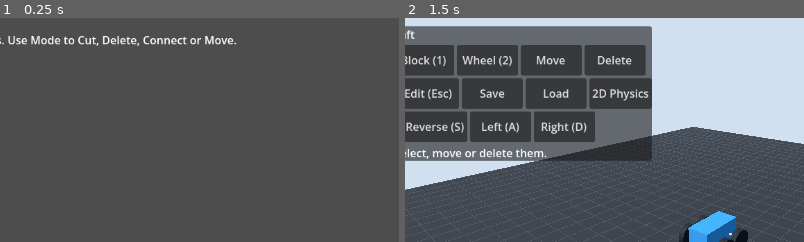
Above: before the commit, frames 1-2 (left to right).
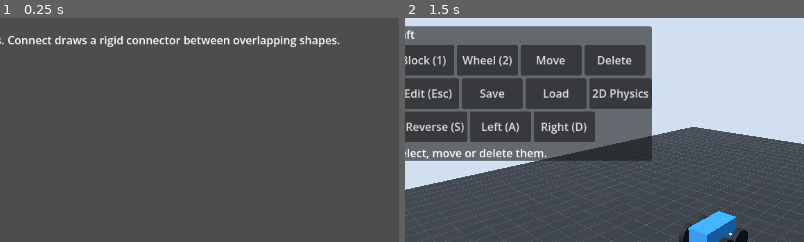
Above: after the commit, the same moments.

Repository: bundai223/game-poc
Game: Godot game, scene res://experiments/draw_physics/main.tscn
Two runs of this game, one before a commit and one after it. Both use one fixed random seed, a clock stepped at 60 frames per second and the inputs below.
Inputs:
- Up to frame 1 (0.25 s): no input
- Up to frame 2 (1.5 s): click "Reset" at 0.5 s; click "3D Craft" at 1.25 s
The pictures show only the part of the screen within x 11-60%, y 0-50%; the shares and areas given below are measured in that part.

The runs differ from the first frame. In frame 1, 1.8% of the frame differs, in the area x 2-86%, y 8-13%; in frame 2, nothing differs.

Commit message:
[2D Draw] 描いた図形で剛体を固定接続する

Diff:
--- a/experiments/draw_physics/main.gd
+++ b/experiments/draw_physics/main.gd
@@ -25,7 +25,6 @@
 var _move_was_frozen := false
 var _move_active := false
 var _connect_mode := false
-var _selected_body: RigidBody2D
 var _connections: Array[PinJoint2D] = []
 var _connection_overlay: Node2D
 var _delete_points: Array[Vector2] = []
@@ -51,7 +50,7 @@
 
 	var instructions := Label.new()
 	instructions.position = Vector2(24.0, 20.0)
-	instructions.text = "Draw shapes. Use Mode to Cut, Delete, Connect or Move."
+	instructions.text = "Draw shapes. Connect draws a rigid connector between overlapping shapes."
 	add_child(instructions)
 	var controls := CanvasLayer.new()
 	add_child(controls)
@@ -86,7 +85,6 @@
 	mode_button.pressed.connect(func() -> void:
 		_cancel_draw()
 		_delete_points.clear()
-		_selected_body = null
 		queue_redraw()
 		if _cut_mode:
 			_cut_mode = false
@@ -116,23 +114,14 @@
 		var query := PhysicsPointQueryParameters2D.new()
 		query.position = get_canvas_transform().affine_inverse() * point
 		var hits := get_world_2d().direct_space_state.intersect_point(query)
-		var found := false
 		for hit in hits:
 			var body: Object = hit.collider
 			if body in _created_bodies:
-				found = true
-				if _connect_mode:
-					_select_connection_body(body)
-				else:
-					_remove_connections(body)
-					_created_bodies.erase(body)
-					body.queue_free()
+				_remove_connections(body)
+				_created_bodies.erase(body)
+				body.queue_free()
 				break
-		if _connect_mode and not found:
-			_selected_body = null
 	_delete_points.clear()
-	if _connect_mode:
-		queue_redraw()
 
 
 func _process(_delta: float) -> void:
@@ -149,12 +138,8 @@
 		reset()
 	elif _move_mode:
 		_move_input(event)
-	elif _delete_mode or _connect_mode:
-		if event is InputEventScreenTouch and event.canceled:
-			_selected_body = null
-			_delete_points.clear()
-			queue_redraw()
-		elif event is InputEventMouseButton and event.button_index == MOUSE_BUTTON_LEFT and event.pressed:
+	elif _delete_mode:
+		if event is InputEventMouseButton and event.button_index == MOUSE_BUTTON_LEFT and event.pressed:
 			_delete_points.append(event.position)
 		elif event is InputEventScreenTouch and event.pressed and not event.canceled:
 			_delete_points.append(event.position)
@@ -226,7 +211,6 @@
 func _notification(what: int) -> void:
 	if what == NOTIFICATION_APPLICATION_FOCUS_OUT:
 		_cancel_draw()
-		_selected_body = null
 		_delete_points.clear()
 		queue_redraw()
 
@@ -234,7 +218,6 @@
 func reset() -> void:
 	_cancel_draw()
 	_delete_points.clear()
-	_selected_body = null
 	for joint in _connections:
 		joint.queue_free()
 	_connections.clear()
@@ -312,8 +295,56 @@
 	var points := Outline.prepare(_outline)
 	_outline.clear()
 	if not points.is_empty():
-		spawn_body(OutlineData.new(points))
+		if _connect_mode:
+			_connect_outline(points)
+		else:
+			spawn_body(OutlineData.new(points))
 	_cancel_draw()
+
+
+func _connect_outline(points: PackedVector2Array) -> void:
+	var connector_points := PackedVector2Array()
+	for point in points:
+		connector_points.append(to_global(point))
+	var overlaps: Array = []
+	for body in _created_bodies:
+		var visual := body.get_child(0) as Polygon2D
+		var body_points := PackedVector2Array()
+		for point in visual.polygon:
+			body_points.append(body.to_global(point))
+		var intersection := Geometry2D.intersect_polygons(connector_points, body_points)
+		var area := 0.0
+		var center := Vector2.ZERO
+		for overlap in intersection:
+			var signed_area := 0.0
+			var overlap_center := Vector2.ZERO
+			for i in overlap.size():
+				var point: Vector2 = overlap[i]
+				var next: Vector2 = overlap[(i + 1) % overlap.size()]
+				var cross := point.cross(next)
+				signed_area += cross
+				overlap_center += (point + next) * cross
+			var overlap_area := absf(signed_area) / 2.0
+			if overlap_area <= 0.0:
+				continue
+			area += overlap_area
+			center += overlap_center / (3.0 * signed_area) * overlap_area
+		if area > 0.5:
+			overlaps.append([body, center / area])
+	if overlaps.size() < 2:
+		return
+	var connector := spawn_body(OutlineData.new(points))
+	for overlap in overlaps:
+		var body := overlap[0] as RigidBody2D
+		var joint := PinJoint2D.new()
+		joint.position = to_local(overlap[1])
+		joint.angular_limit_enabled = true
+		joint.angular_limit_lower = wrapf(connector.global_rotation - body.global_rotation, -PI, PI)
+		joint.angular_limit_upper = joint.angular_limit_lower
+		add_child(joint)
+		joint.node_a = joint.get_path_to(connector)
+		joint.node_b = joint.get_path_to(body)
+		_connections.append(joint)
 
 
 func _cancel_draw() -> void:
@@ -365,8 +396,6 @@
 		var first := joint.get_node(joint.node_a) as RigidBody2D
 		var second := joint.get_node(joint.node_b) as RigidBody2D
 		_connection_overlay.draw_line(first.position, second.position, Color(0.3, 0.9, 1.0), 4.0)
-	if _selected_body != null:
-		_connection_overlay.draw_circle(_selected_body.position, 8.0, Color(1.0, 0.8, 0.25))
 
 
 func _draw() -> void:
@@ -378,28 +407,7 @@
 		draw_polyline(preview, Color(1.0, 0.8, 0.25), 3.0, true)
 
 
-func _select_connection_body(body: RigidBody2D) -> void:
-	if _selected_body == null:
-		_selected_body = body
-	elif _selected_body == body:
-		_selected_body = null
-	else:
-		for joint in _connections:
-			if (joint.get_node(joint.node_a) == _selected_body and joint.get_node(joint.node_b) == body) or (joint.get_node(joint.node_b) == _selected_body and joint.get_node(joint.node_a) == body):
-				_selected_body = null
-				return
-		var joint := PinJoint2D.new()
-		joint.position = (_selected_body.position + body.position) / 2.0
-		add_child(joint)
-		joint.node_a = joint.get_path_to(_selected_body)
-		joint.node_b = joint.get_path_to(body)
-		_connections.append(joint)
-		_selected_body = null
-
-
 func _remove_connections(body: RigidBody2D) -> void:
-	if _selected_body == body:
-		_selected_body = null
 	for joint in _connections.duplicate():
 		if joint.get_node(joint.node_a) == body or joint.get_node(joint.node_b) == body:
 			_connections.erase(joint)
--- a/tests/test_collider_integration.gd
+++ b/tests/test_collider_integration.gd
@@ -573,147 +573,6 @@
 	assert_int(demo._created_bodies.size()).is_equal(0)
 
 
-func test_connect_mouse_touch_and_cleanup() -> void:
-	var demo := DrawPhysics.instantiate()
-	auto_free(demo)
-	add_child(demo)
-	var square := PackedVector2Array([Vector2(0, 0), Vector2(80, 0), Vector2(80, 80), Vector2(0, 80)])
-	var bodies: Array[RigidBody2D] = []
-	for x in [0, 150, 300]:
-		var body: RigidBody2D = demo.spawn_body(OutlineData.new(square))
-		body.position += Vector2(x, 100)
-		bodies.append(body)
-	await get_tree().physics_frame
-	var mode := demo.find_child("ModeButton", true, false) as Button
-	for i in 3:
-		mode.pressed.emit()
-	var click := InputEventMouseButton.new()
-	click.button_index = MOUSE_BUTTON_LEFT
-	click.pressed = true
-	click.position = bodies[0].global_position
-	demo._unhandled_input(click)
-	await get_tree().physics_frame
-	await get_tree().physics_frame
-	var touch := InputEventScreenTouch.new()
-	touch.index = 7
-	touch.pressed = true
-	touch.position = bodies[1].global_position
-	demo._unhandled_input(touch)
-	await get_tree().physics_frame
-	await get_tree().physics_frame
-	demo._select_connection_body(bodies[1])
-	demo._select_connection_body(bodies[2])
-	assert_int(demo._connections.size()).is_equal(2)
-	demo._select_connection_body(bodies[0])
-	demo._select_connection_body(bodies[1])
-	demo._select_connection_body(bodies[2])
-	demo._select_connection_body(bodies[2])
-	assert_int(demo._connections.size()).is_equal(2)
-	var initial_distance := bodies[0].position.distance_to(bodies[1].position)
-	for i in 30:
-		await get_tree().physics_frame
-	assert_float(absf(bodies[0].position.distance_to(bodies[1].position) - initial_distance)).is_less(15.0)
-	mode.pressed.emit()
-	mode.pressed.emit()
-	mode.pressed.emit()
-	mode.pressed.emit()
-	click.position = bodies[1].global_position
-	demo._unhandled_input(click)
-	await get_tree().physics_frame
-	await get_tree().physics_frame
-	assert_int(demo._connections.size()).is_zero()
-	assert_int(demo._created_bodies.size()).is_equal(2)
-	demo._select_connection_body(bodies[0])
-	demo._select_connection_body(bodies[2])
-	demo.reset()
-	assert_int(demo._connections.size()).is_zero()
-
-
-func test_cut_removes_connections_and_mode_change_cancels_selection() -> void:
-	var demo := DrawPhysics.instantiate()
-	auto_free(demo)
-	add_child(demo)
-	var first: RigidBody2D = demo.spawn_body(OutlineData.new(PackedVector2Array([Vector2(100, 100), Vector2(300, 100), Vector2(300, 300), Vector2(100, 300)])))
-	var second: RigidBody2D = demo.spawn_body(OutlineData.new(PackedVector2Array([Vector2(400, 100), Vector2(500, 100), Vector2(500, 200), Vector2(400, 200)])))
-	demo._select_connection_body(first)
-	demo._select_connection_body(second)
-	demo._select_connection_body(second)
-	var mode := demo.find_child("ModeButton", true, false) as Button
-	mode.pressed.emit()
-	assert_object(demo._selected_body).is_null()
-	demo._begin_draw(Vector2(50, 200))
-	demo._finish_draw(Vector2(350, 200))
-	assert_int(demo._connections.size()).is_zero()
-	assert_int(demo._created_bodies.size()).is_equal(3)
-
-
-func test_connect_empty_cancel_and_focus_loss_clear_selection() -> void:
-	var demo := DrawPhysics.instantiate()
-	auto_free(demo)
-	add_child(demo)
-	var body: RigidBody2D = demo.spawn_body(OutlineData.new(PackedVector2Array([Vector2(100, 100), Vector2(200, 100), Vector2(200, 200), Vector2(100, 200)])))
-	body.freeze = true
-	await get_tree().physics_frame
-	var mode := demo.find_child("ModeButton", true, false) as Button
-	for i in 3:
-		mode.pressed.emit()
-	demo._select_connection_body(body)
-	var click := InputEventMouseButton.new()
-	click.button_index = MOUSE_BUTTON_LEFT
-	click.pressed = true
-	click.position = Vector2(20, 100)
-	demo._unhandled_input(click)
-	await get_tree().physics_frame
-	await get_tree().physics_frame
-	assert_object(demo._selected_body).is_null()
-	demo._select_connection_body(body)
-	var touch := InputEventScreenTouch.new()
-	touch.canceled = true
-	demo._unhandled_input(touch)
-	assert_object(demo._selected_body).is_null()
-	demo._select_connection_body(body)
-	demo._notification(NOTIFICATION_APPLICATION_FOCUS_OUT)
-	assert_object(demo._selected_body).is_null()
-
-
-func test_move_does_not_move_connected_bodies() -> void:
-	var demo := DrawPhysics.instantiate()
-	auto_free(demo)
-	add_child(demo)
-	var square := PackedVector2Array([Vector2(100, 100), Vector2(200, 100), Vector2(200, 200), Vector2(100, 200)])
-	var first: RigidBody2D = demo.spawn_body(OutlineData.new(square))
-	var second: RigidBody2D = demo.spawn_body(OutlineData.new(square))
-	second.position += Vector2(200, 0)
-	demo._select_connection_body(first)
-	demo._select_connection_body(second)
-	var mode := demo.find_child("ModeButton", true, false) as Button
-	for i in range(4):
-		mode.pressed.emit()
-	var mouse := InputEventMouseButton.new()
-	mouse.button_index = MOUSE_BUTTON_LEFT
-	mouse.pressed = true
-	mouse.position = first.position
-	demo._unhandled_input(mouse)
-	var motion := InputEventMouseMotion.new()
-	motion.position = Vector2(500, 300)
-	demo._unhandled_input(motion)
-	assert_bool(first.position.is_equal_approx(Vector2(150, 150))).is_true()
-	assert_bool(first.freeze).is_false()
-	mouse.pressed = false
-	demo._unhandled_input(mouse)
-	var touch := InputEventScreenTouch.new()
-	touch.index = 7
-	touch.pressed = true
-	touch.position = second.position
-	demo._unhandled_input(touch)
-	var drag := InputEventScreenDrag.new()
-	drag.index = 7
-	drag.position = Vector2(500, 300)
-	demo._unhandled_input(drag)
-	assert_bool(second.position.is_equal_approx(Vector2(350, 150))).is_true()
-	assert_int(demo._connections.size()).is_equal(1)
-
-
 func test_draw_freezes_and_restores_existing_motion_on_finish_or_cancel() -> void:
 	var demo := DrawPhysics.instantiate()
 	auto_free(demo)
@@ -772,3 +631,82 @@
 	demo.reset()
 	assert_bool(demo._frozen_bodies.is_empty()).is_true()
 	assert_int(demo._created_bodies.size()).is_zero()
+
+
+func test_connect_mode_draws_connector_between_overlapping_bodies() -> void:
+	var demo := DrawPhysics.instantiate()
+	auto_free(demo)
+	add_child(demo)
+	var square := PackedVector2Array([Vector2(0, 0), Vector2(100, 0), Vector2(100, 100), Vector2(0, 100)])
+	var first: RigidBody2D = demo.spawn_body(OutlineData.new(square))
+	first.position = Vector2(100, 200)
+	var second: RigidBody2D = demo.spawn_body(OutlineData.new(square))
+	second.position = Vector2(300, 200)
+	first.linear_velocity = Vector2(0, 20)
+	var mode := demo.find_child("ModeButton", true, false) as Button
+	for i in 3:
+		mode.pressed.emit()
+	assert_str(mode.text).is_equal("Mode: Connect")
+	var press := InputEventMouseButton.new()
+	press.button_index = MOUSE_BUTTON_LEFT
+	press.pressed = true
+	press.position = Vector2(130, 220)
+	demo._unhandled_input(press)
+	var motion := InputEventMouseMotion.new()
+	for point in [Vector2(270, 220), Vector2(270, 280), Vector2(130, 280)]:
+		motion.position = point
+		demo._unhandled_input(motion)
+	press.pressed = false
+	press.position = Vector2(130, 220)
+	demo._unhandled_input(press)
+	assert_int(demo._created_bodies.size()).is_equal(3)
+	assert_int(demo._connections.size()).is_equal(2)
+	for joint in demo._connections:
+		assert_object(joint).is_instanceof(PinJoint2D)
+		assert_bool(joint.angular_limit_enabled).is_true()
+		assert_float(joint.angular_limit_lower).is_equal(0.0)
+		assert_float(joint.angular_limit_upper).is_equal(0.0)
+	var initial_distance := first.position.distance_to(second.position)
+	for i in 10:
+		await get_tree().physics_frame
+	assert_bool(absf(first.position.distance_to(second.position) - initial_distance) < 1.0).is_true()
+	for i in 4:
+		mode.pressed.emit()
+	var delete := InputEventMouseButton.new()
+	delete.button_index = MOUSE_BUTTON_LEFT
+	delete.pressed = true
+	delete.position = demo._created_bodies[2].global_position
+	demo._unhandled_input(delete)
+	await get_tree().physics_frame
+	await get_tree().physics_frame
+	assert_int(demo._connections.size()).is_zero()
+	assert_int(demo._created_bodies.size()).is_equal(2)
+	demo.reset()
+	assert_int(demo._connections.size()).is_zero()
+
+
+func test_connect_mode_touch_requires_two_overlapping_bodies() -> void:
+	var demo := DrawPhysics.instantiate()
+	auto_free(demo)
+	add_child(demo)
+	var square := PackedVector2Array([Vector2(0, 0), Vector2(100, 0), Vector2(100, 100), Vector2(0, 100)])
+	var body: RigidBody2D = demo.spawn_body(OutlineData.new(square))
+	body.position = Vector2(200, 200)
+	var mode := demo.find_child("ModeButton", true, false) as Button
+	for i in 3:
+		mode.pressed.emit()
+	var touch := InputEventScreenTouch.new()
+	touch.index = 7
+	touch.pressed = true
+	touch.position = Vector2(170, 220)
+	demo._unhandled_input(touch)
+	var drag := InputEventScreenDrag.new()
+	drag.index = 7
+	for point in [Vector2(230, 220), Vector2(230, 280), Vector2(170, 280)]:
+		drag.position = point
+		demo._unhandled_input(drag)
+	touch.pressed = false
+	touch.position = Vector2(170, 220)
+	demo._unhandled_input(touch)
+	assert_int(demo._created_bodies.size()).is_equal(1)
+	assert_int(demo._connections.size()).is_zero()
Not shown, added: raw/issues/2026-11-13_49/drawn-connector.md
Not shown, changed: wiki/pages/experiments/log.md
Not shown, changed: wiki/pages/experiments/手描き輪郭の剛体化.md
